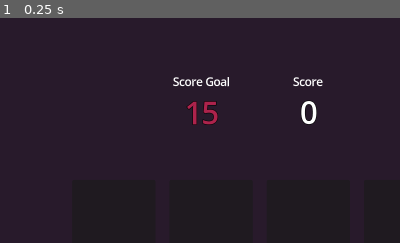
Above: before the commit, frame 1.
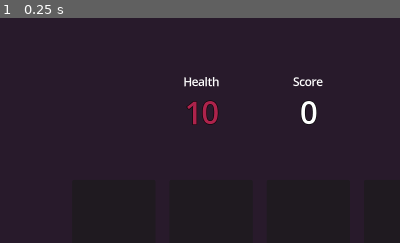
Above: after the commit, the same moment.

Repository: jwapobie/uno-cards
Game: Godot game, scene res://scenes/game_loop.tscn
Two runs of this game, one before a commit and one after it. Both use one fixed random seed, a clock stepped at 60 frames per second and the inputs below. The engine's default icon, where the game draws it, is replaced by a stand-in: a white triangle on a blue panel in a dark square.
Inputs:
- Up to frame 1 (0.25 s): no input
The pictures show only the part of the screen within x 11-61%, y 0-50%; the shares and areas given below are measured in that part.

The runs differ from the first frame. In frame 1, 0.6% of the frame differs, in the area x 43-58%, y 26-48%.

Commit message:
Health combat thingy

Diff:
--- a/objects/past_hands/past_hand_display.tscn
+++ b/objects/past_hands/past_hand_display.tscn
@@ -105,7 +105,7 @@
 [node name="ScoreNumber" type="Label" parent="."]
 layout_mode = 2
 theme_override_font_sizes/font_size = 24
-text = "0"
+text = "--"
 
 [node name="EliminateLabel" type="Label" parent="ScoreNumber"]
 visible = false
--- a/objects/score_counter/score_display.gd
+++ b/objects/score_counter/score_display.gd
@@ -2,7 +2,6 @@
 @onready var event_handler: EventHandler = $EventHandler
 @onready var score_number: Label = $ScoreNumber
 @onready var add_display: Node2D = $AddDisplay
-@onready var gameplay: Gameplay = $"../../"
 
 var total_score: int
 @export var player_id := -1
@@ -16,13 +15,11 @@
 		event.is_blocking = true
 		add_display.add_score(event.score_amount, event.visual_source)
 		total_score += event.score_amount
-		gameplay.total_score = total_score
 		GameState.this_round_score = total_score
 		score_number.text = str(total_score)
 		for trigger_anim in event.extra_trigger_anim:
 			trigger_anim.play_trigger_anim()
 		await event.visual_source.play_scoring_anim()
-		#await get_tree().create_timer(0.2*Gameplay.anim_time_multiplier).timeout
 		event.set_resolved()
 
 func on_score_multi_added(event: EventScoreMultiCreated) -> void:
@@ -30,10 +27,9 @@
 		event.is_blocking = true
 		add_display.add_score_multi(event.multiplier, event.visual_source)
 		total_score *= event.multiplier
-		gameplay.total_score = round(total_score)
+		GameState.this_round_score = total_score
 		score_number.text = str(total_score)
 		for trigger_anim in event.extra_trigger_anim:
 			trigger_anim.play_trigger_anim()
 		await event.visual_source.play_scoring_anim()
-		#await get_tree().create_timer(0.2*Gameplay.anim_time_multiplier).timeout
 		event.set_resolved()
--- a/scenes/game_loop.gd
+++ b/scenes/game_loop.gd
@@ -5,7 +5,6 @@
 var gameplay: Gameplay
 const gameplay_prefab := preload('res://scenes/gameplay.tscn')
 var items :Array[PackedScene]
-var score_goal :int = 15
 
 # Called when the node enters the scene tree for the first time.
 func _ready() -> void:
@@ -16,13 +15,11 @@
 func new_round() -> void:
 	GameState.round_num += 1
 	if gameplay:
-		score_goal = gameplay.total_score
 		gameplay.queue_free()
 		gameplay = null
 	deck.reset()
 	gameplay = gameplay_prefab.instantiate()
 	gameplay.deck = deck
-	gameplay.score_goal = score_goal
 	gameplay.turn = GameState.round_num
 	add_child(gameplay)
 	gameplay.set_items(items)
--- a/scenes/gameplay.gd
+++ b/scenes/gameplay.gd
@@ -9,7 +9,6 @@
 
 @onready var score_goal_number: Label = %ScoreGoalNumber
 var score_goal :int
-var total_score :int
 @onready var turn_count_label: Label = %TurnCountLabel
 var turn :int
 static var anim_time_multiplier = 1.0
@@ -25,7 +24,7 @@
 	continue_button.pressed.connect(_show_upgrades)
 	continue_button.visible = false
 	event_handler.register_handler(Event.Type.SCORING_FINISHED, _after_scoring_finished)
-	score_goal_number.text = str(score_goal)
+	score_goal_number.text = str(GameState.health)
 	turn_count_label.text = str(turn)
 	draw_count(7)
 
@@ -45,8 +44,18 @@
 
 func _after_scoring_finished(event: EventScoringFinished) -> void:
 	if event.player_id == -1:
+		await update_health()
 		continue_button.visible = true
 
 func _show_upgrades() -> void:
 	upgrade_screen.visible = true
 	upgrade_screen.show_upgrades()
+
+func update_health() -> void:
+	GameState.health += GameState.this_round_score
+	score_goal_number.text = str(GameState.health)
+	await get_tree().create_timer(1).timeout
+	for enemy_hand in GameState.played_hands:
+		GameState.health -= enemy_hand.score_current
+		score_goal_number.text = str(GameState.health)
+		await get_tree().create_timer(0.5).timeout
--- a/scenes/gameplay.tscn
+++ b/scenes/gameplay.tscn
@@ -295,7 +295,7 @@
 
 [node name="Label" type="Label" parent="ScoreLayout/ScoreGoal"]
 layout_mode = 2
-text = "Score Goal"
+text = "Health"
 horizontal_alignment = 1
 
 [node name="ScoreGoalNumber" type="Label" parent="ScoreLayout/ScoreGoal"]
@@ -304,7 +304,7 @@
 theme_override_colors/font_color = Color(0.679688, 0.138947, 0.298675, 1)
 theme_override_constants/outline_size = 6
 theme_override_font_sizes/font_size = 42
-text = "0"
+text = "10"
 horizontal_alignment = 1
 
 [node name="ScoreDisplay" type="VBoxContainer" parent="ScoreLayout"]
--- a/scenes/past_hands.gd
+++ b/scenes/past_hands.gd
@@ -19,6 +19,7 @@
 		past_hands_list.add_child(new_display)
 	if enemy_turns.size() > 0:
 		empty_message.visible = false
+	await get_tree().create_timer(0.05, false).timeout
 	call_deferred("request_score_calculations")
 
 func request_score_calculations() -> void:
--- a/scripts/game_state.gd
+++ b/scripts/game_state.gd
@@ -5,7 +5,10 @@
 	var round_num: int
 	var score_current: int
 
+const STARTING_HEALTH = 10
+
 var round_num: int = 1
+var health: int = STARTING_HEALTH
 var played_hand :Array[CardObject] = []:
 	set(arr):
 		played_hand = arr
@@ -46,6 +49,7 @@
 	played_hands = []
 	round_num = 1
 	this_round_score = 0
+	health = STARTING_HEALTH
 
 func save_this_round_hand() -> void:
 	if played_hand.size() <= 0:
